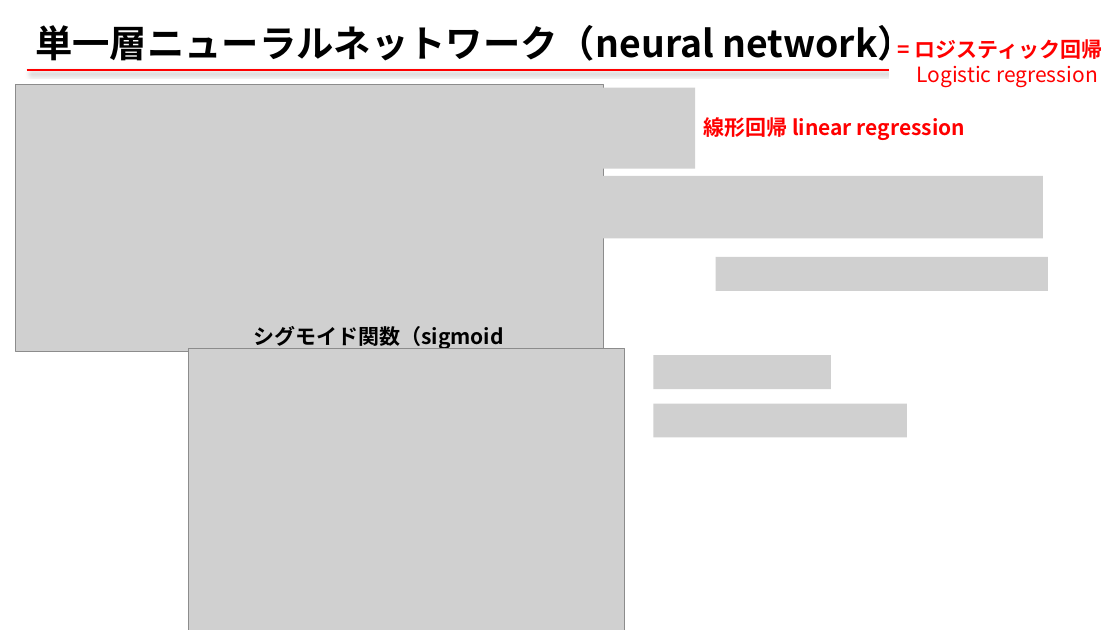
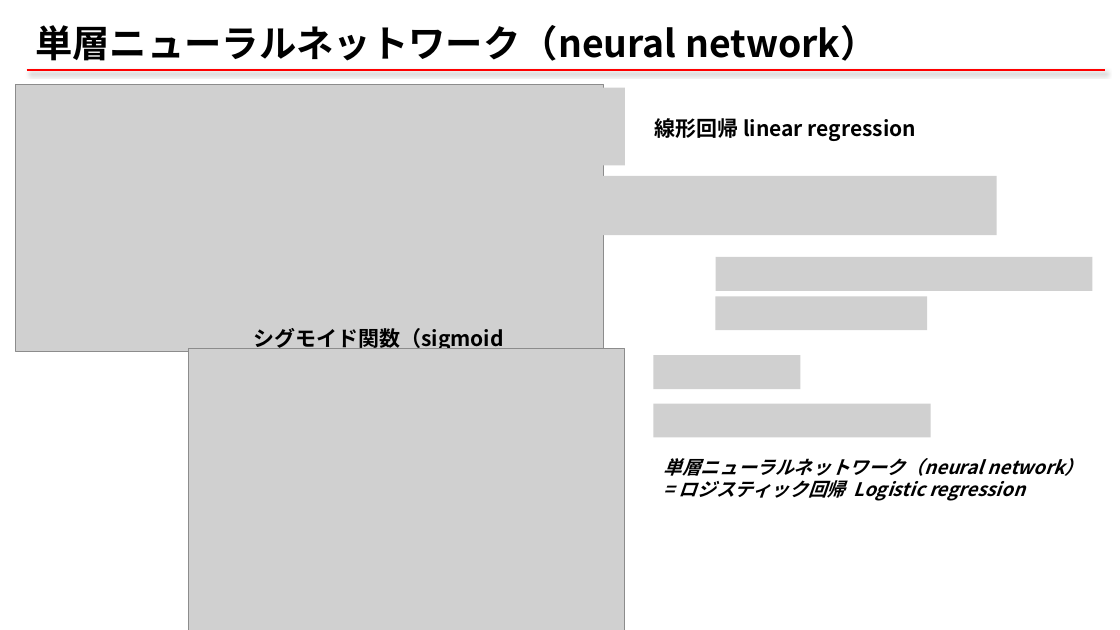
Before and after one commit to qqinxl2015/machine-learning-basic, a slide deck: slide 8 of _ML_01_NN.pptx (slide 6 before the commit). Drawn at 1120x630 pixels with LibreOffice and Linux fonts; fonts in the diff are those of the drawing; grey boxes stand for pictures. Boxes give left, top, right and bottom in pixels: in the first picture for what was removed or moved away, otherwise in the second. Text is boxed around its words. In the diff, an @@ line names an element or a change of style, - is before the commit and + after.

```diff
--- a/_ML_01_NN.pptx
+++ b/_ML_01_NN.pptx
@@ title at (35,25,878,61): text changed @@
-単一層ニューラルネットワーク（neural network）
+単層ニューラルネットワーク（neural network）
@@ picture: place and size @@
-picture at (281,87,696,169)
+picture at (281,87,625,166)
@@ text "線形回帰 linear regression": place and size @@
-text "線形回帰 linear regression" at (703,115,965,141)
+text "線形回帰 linear regression" at (654,115,916,141)
@@ text "線形回帰 linear regression" at (654,115,916,141): text colour #FF0000 to #000000 @@
@@ picture: place and size @@
-picture at (587,176,1043,238)
+picture at (587,176,996,235)
@@ picture: place and size @@
-picture at (716,257,1049,291)
+picture at (716,257,1093,291)
@@ picture added at (716,297,928,330) @@
@@ text "シグモイド関数（sigmoid function）" rewrapped from (253,326,504,349) to (253,328,504,377) @@
@@ picture: place and size @@
-picture at (654,355,831,389)
+picture at (654,355,801,389)
@@ picture: place and size @@
-picture at (654,403,907,437)
+picture at (654,403,931,437)
@@ text at (664,458,1084,501): text changed; size 18 to 16 pt; font Noto Sans CJK JP to Noto Sans CJK KR; text colour #FF0000 to #000000; bold on; italic on @@
-= ロジスティック回帰
-Logistic regression
+単層ニューラルネットワーク（neural network）
+= ロジスティック回帰 Logistic regression
```
Also in this commit, not shown: 15 other slides changed, 4 slides added, 5 slides removed, 2 other files.
